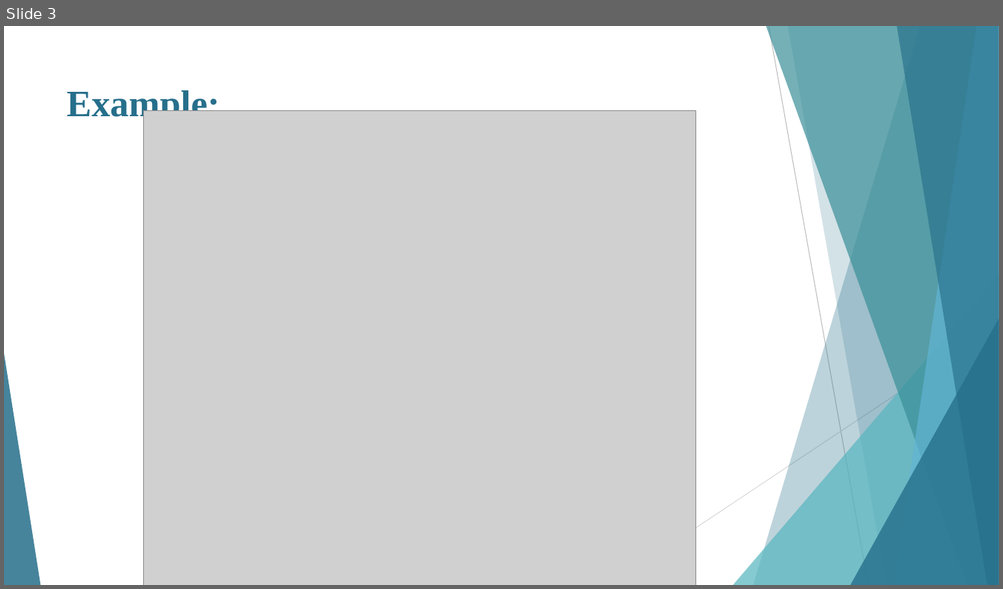
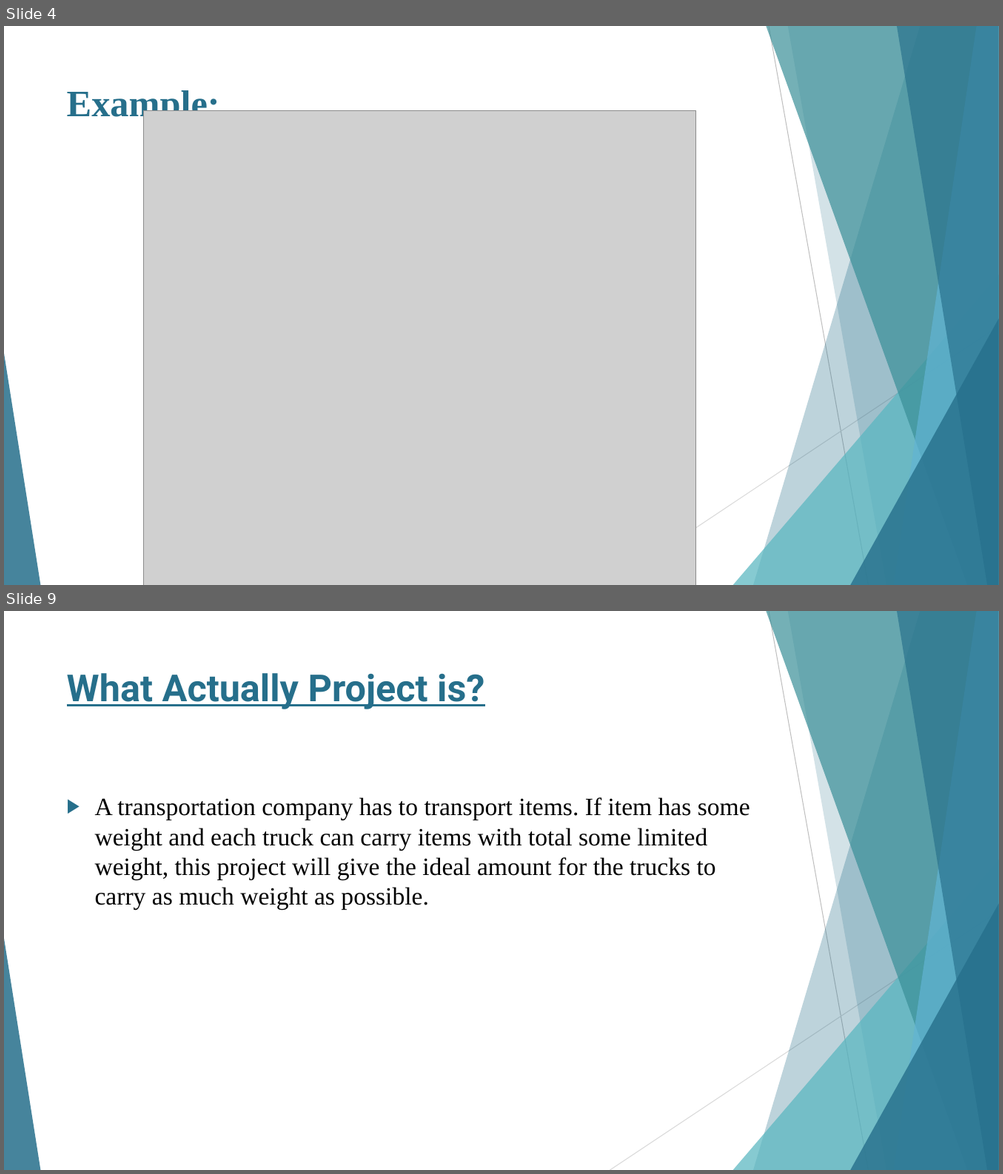
Before and after one commit to IAMUZAIRMEHMOOD/DSA_Project, a slide deck: Kanpsack.pptx. Shown one above the other, each under a label of ours: slide 3 before the commit, slides 4 and 9 after it; the slides between them are not shown. The pictures are 1003x589 and 1003x1174 pixels, drawn with LibreOffice and Linux fonts; fonts in the diff are those of the drawing; grey boxes stand for pictures. Boxes give left, top, right and bottom in pixels: in the first picture for what was removed or moved away, otherwise in the second. Text is boxed around its words. In the diff, an @@ line names an element or a change of style, - is before the commit and + after.

```diff
--- a/Kanpsack.pptx
+++ b/Kanpsack.pptx
@@ slide 9 added at [4,611,999,1170], background #FFFFFF; not listed: 10 template elements that a slide beside it also shows @@
@@ title added at [67,673,484,709], 36 pt, text #266F8B, bold, underline @@
+What Actually Project is?
@@ text added at [95,797,750,910], 24 pt, text #000000 @@
+▶ A transportation company has to transport items. If item has some weight and each truck can carry items with total some limited weight, this project will give the ideal amount for the trucks to carry as much weight as possible.
@@ what was slide 3 is now slide 4 @@
```
Also in this commit, not shown: 3 slides changed, 4 other slides added, 2 slides removed, 4 other files.
